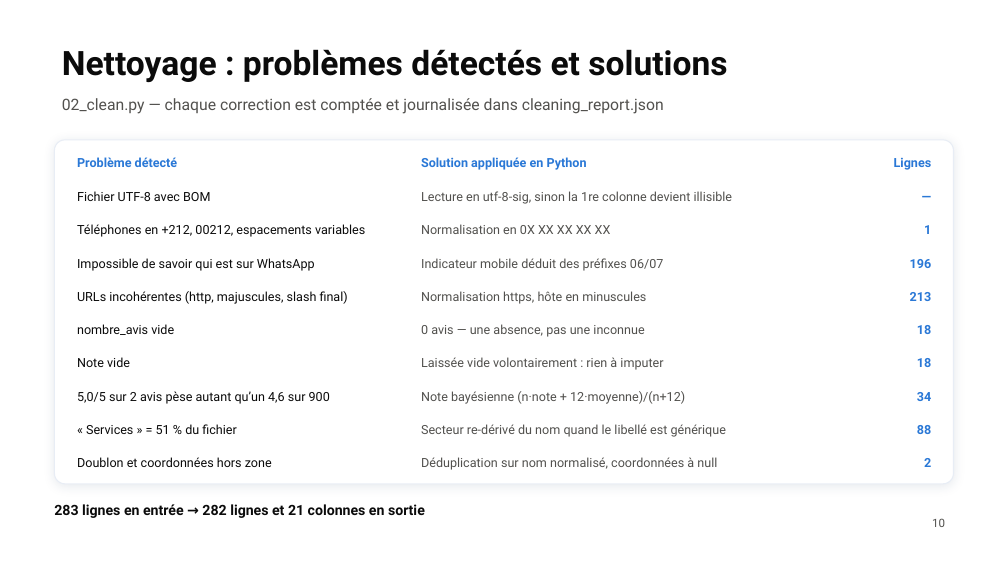
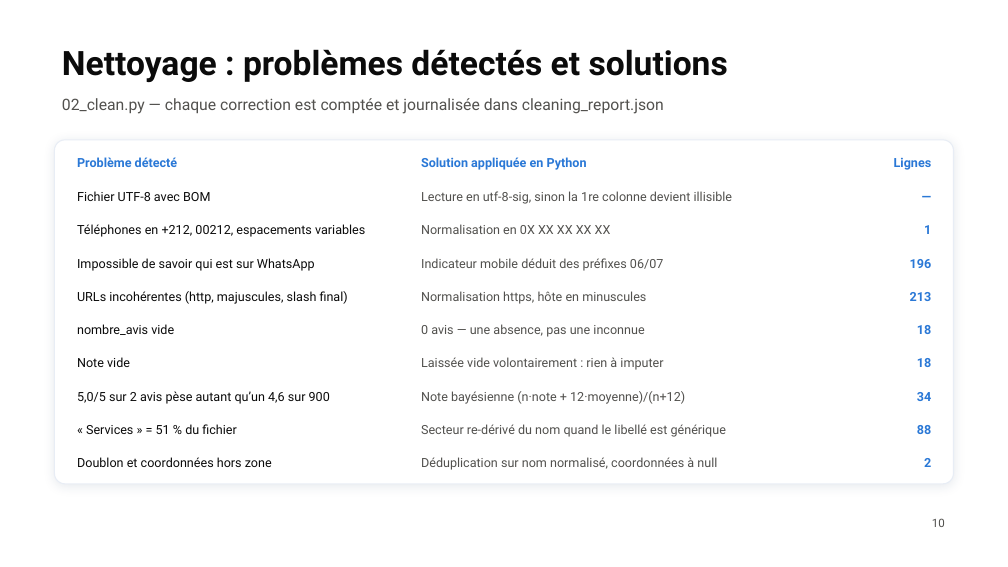
Before and after one commit to slaym-13/Prospect-Suite, a slide deck: slide 10 of presentation/IOADA202_HARMACH_SOULAIMANE_VF.pptx. Drawn at 1008x567 pixels with LibreOffice and Linux fonts; fonts in the diff are those of the drawing; background and template pictures are left out. Boxes give left, top, right and bottom in pixels: in the first picture for what was removed or moved away, otherwise in the second. Text is boxed around its words. In the diff, an @@ line names an element or a change of style, - is before the commit and + after.

```diff
--- a/presentation/IOADA202_HARMACH_SOULAIMANE_VF.pptx
+++ b/presentation/IOADA202_HARMACH_SOULAIMANE_VF.pptx
@@ text "02_clean.py — chaque correction est ..." at bbox=[62, 98, 664, 114]: less space between paragraphs @@
@@ text removed at bbox=[54, 504, 425, 518] @@
-283 lignes en entrée → 282 lignes et 21 colonnes en sortie
```
Also in this commit, not shown: 20 other slides changed.
